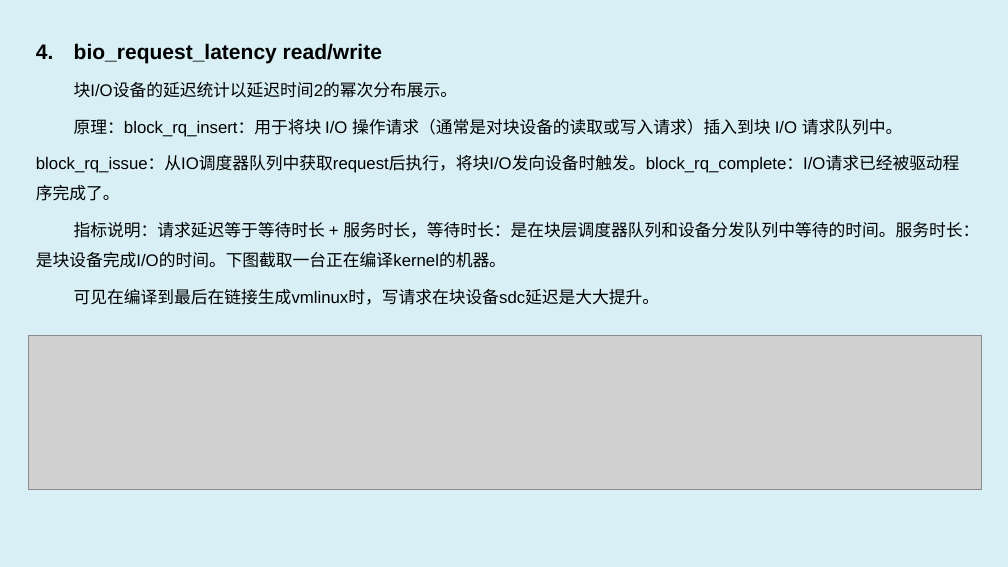
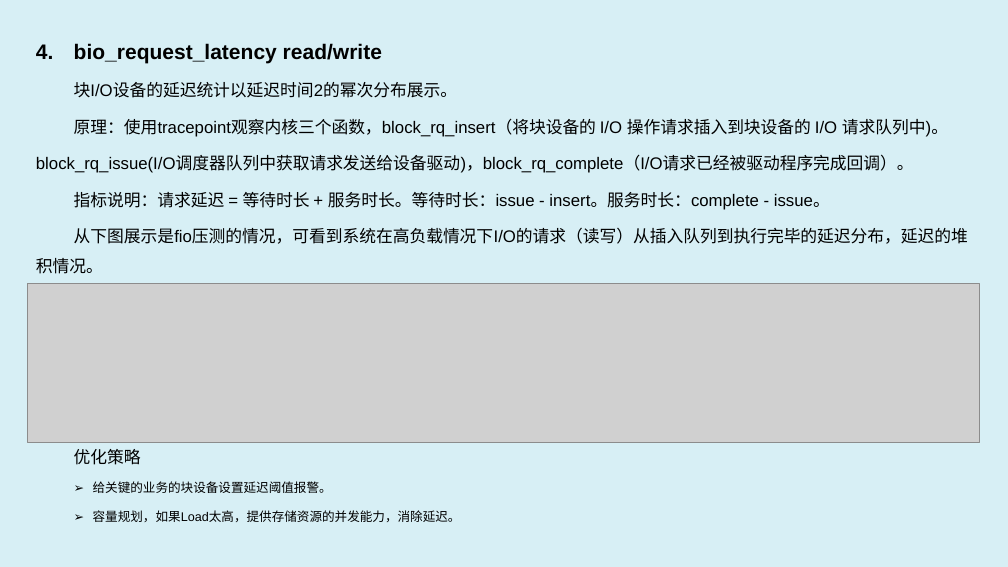
Before and after one commit to luxingwen/x-monitor, a slide deck: slide 7 of doc/x-monitor.eBPF Observe & Profiling.pptx. Drawn at 1008x567 pixels with LibreOffice and Linux fonts; fonts in the diff are those of the drawing; grey boxes stand for pictures. Boxes give left, top, right and bottom in pixels: in the first picture for what was removed or moved away, otherwise in the second. Text is boxed around its words. In the diff, an @@ line names an element or a change of style, - is before the commit and + after.

Commit message:
doc:

```diff
--- a/doc/x-monitor.eBPF Observe & Profiling.pptx
+++ b/doc/x-monitor.eBPF Observe & Profiling.pptx
@@ text at (36,118,968,522): text changed @@
-原理：block_rq_insert：用于将块 I/O 操作请求（通常是对块设备的读取或写入请求）插入到块 I/O 请求队列中。
-block_rq_issue：从IO调度器队列中获取request后执行，将块I/O发向设备时触发。block_rq_complete：I/O请求已经被驱动程序完成了。
-指标说明：请求延迟等于等待时长 + 服务时长，等待时长：是在块层调度器队列和设备分发队列中等待的时间。服务时长：是块设备完成I/O的时间。下图截取一台正在编译kernel的机器。
-可见在编译到最后在链接生成vmlinux时，写请求在块设备sdc延迟是大大提升。
+原理：使用tracepoint观察内核三个函数，block_rq_insert（将块设备的 I/O 操作请求插入到块设备的 I/O 请求队列中)。
+block_rq_issue(I/O调度器队列中获取请求发送给设备驱动)，block_rq_complete（I/O请求已经被驱动程序完成回调）。
+指标说明：请求延迟 = 等待时长 + 服务时长。等待时长：issue - insert。服务时长：complete - issue。
+从下图展示是fio压测的情况，可看到系统在高负载情况下I/O的请求（读写）从插入队列到执行完毕的延迟分布，延迟的堆积情况。
+优化策略
+  ➢ 给关键的业务的块设备设置延迟阈值报警。
+  ➢ 容量规划，如果Load太高，提供存储资源的并发能力，消除延迟。
@@ picture: place and size @@
-picture at (29,336,982,490)
+picture at (27,284,979,442)
```
Also in this commit, not shown: 2 other slides changed, 3 slides added, 1 slide removed.
